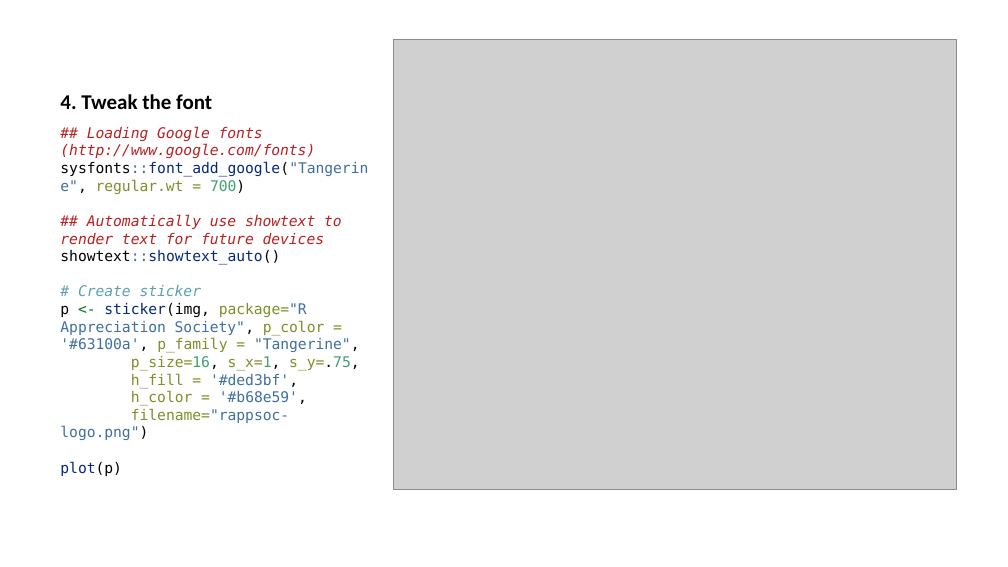
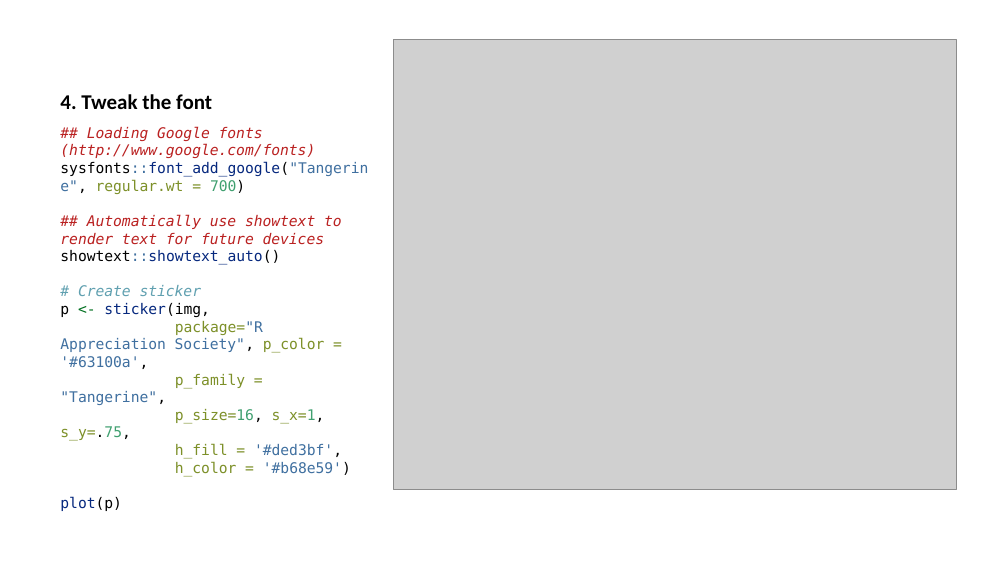
Before and after one commit to MarkHanly/hexSticker-RAppSoc, a slide deck: slide 9 of hex-sticker-slides.pptx. Drawn at 1008x567 pixels with LibreOffice and Linux fonts; fonts in the diff are those of the drawing; grey boxes stand for pictures. Boxes give left, top, right and bottom in pixels: in the first picture for what was removed or moved away, otherwise in the second. Text is boxed around its words. In the diff, an @@ line names an element or a change of style, - is before the commit and + after.

```diff
--- a/hex-sticker-slides.pptx
+++ b/hex-sticker-slides.pptx
@@ text at box(60, 126, 368, 511): text changed @@
-## Loading Google fonts (http://www.google.com/fonts)
-sysfonts::font_add_google("Tangerine", regular.wt = 700)
-## Automatically use showtext to render text for future devices
-showtext::showtext_auto()
-# Create sticker
-p <- sticker(img, package="R Appreciation Society", p_color = '#63100a', p_family = "Tangerine",
-p_size=16, s_x=1, s_y=.75,
-h_fill = '#ded3bf',
-h_color = '#b68e59',
-filename="rappsoc-logo.png")
-plot(p)
+## Loading Google fonts (http://www.google.com/fonts)
+sysfonts::font_add_google("Tangerine", regular.wt = 700)
+## Automatically use showtext to render text for future devices
+showtext::showtext_auto()
+# Create sticker
+p <- sticker(img,
+package="R Appreciation Society", p_color = '#63100a',
+p_family = "Tangerine",
+p_size=16, s_x=1, s_y=.75,
+h_fill = '#ded3bf',
+h_color = '#b68e59')
+plot(p)
```
Also in this commit, not shown: 1 other slide changed, 2 other files.
